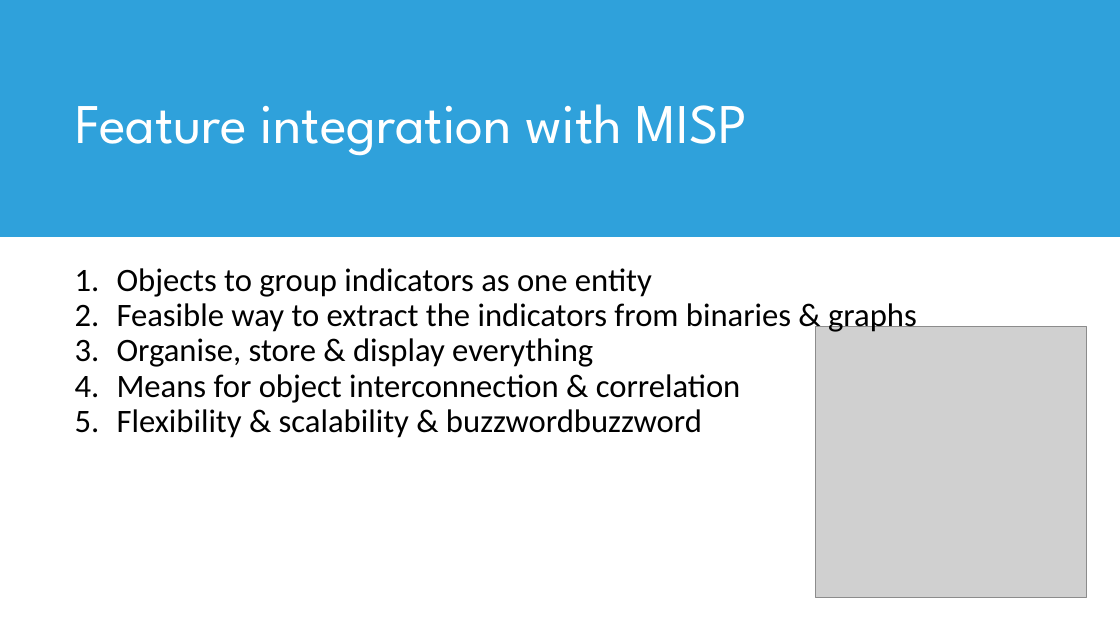
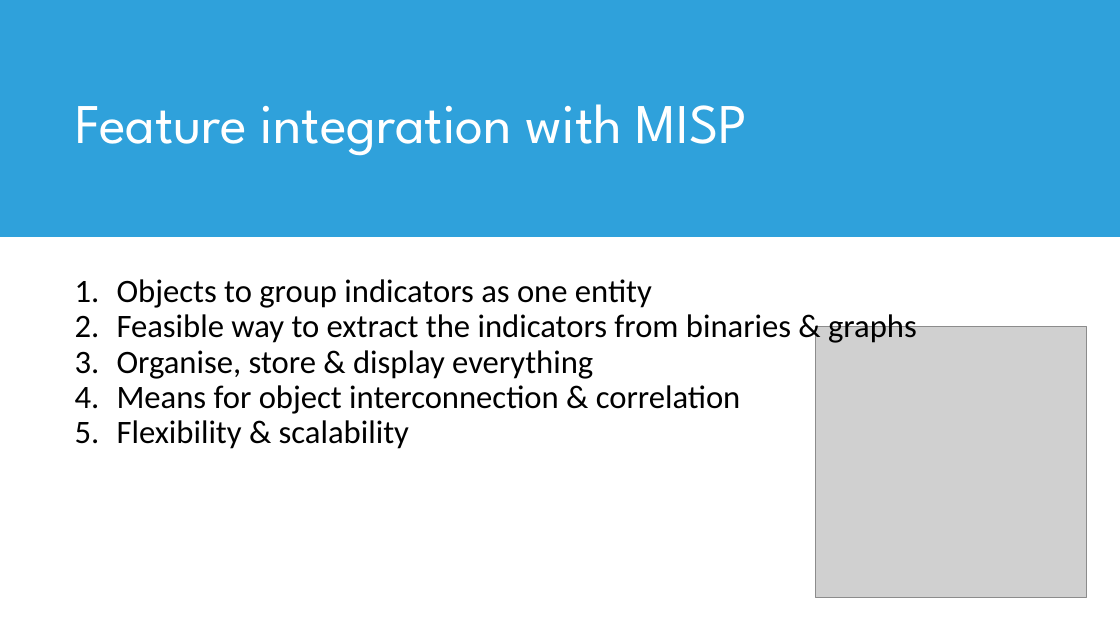
Before and after one commit to pinkflawd/IoCannon, a slide deck: slide 30 of draft.pptx (slide 25 before the commit). Drawn at 1120x630 pixels with LibreOffice and Linux fonts; fonts in the diff are those of the drawing; grey boxes stand for pictures. Boxes give left, top, right and bottom in pixels: in the first picture for what was removed or moved away, otherwise in the second. Text is boxed around its words. In the diff, an @@ line names an element or a change of style, - is before the commit and + after.

```diff
--- a/draft.pptx
+++ b/draft.pptx
@@ text "Objects to group indicators as ...": place and size @@
-text "Objects to group indicators as ..." at (117,268,917,438)
+text "Objects to group indicators as ..." at (117,279,917,449)
@@ text at (117,420,409,449): text changed @@
-5. Flexibility & scalability & buzzwordbuzzword
+5. Flexibility & scalability
```
Also in this commit, not shown: 5 other slides changed, 9 slides added, 5 slides removed.
